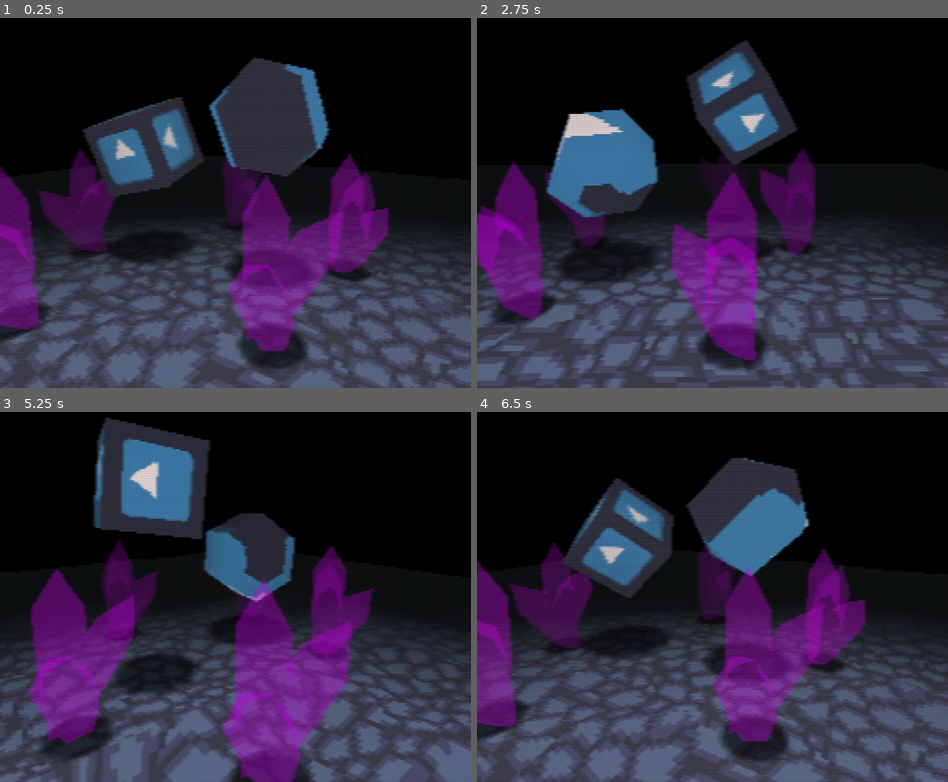
Above: before the commit, frames 1-4 (two rows, left to right).
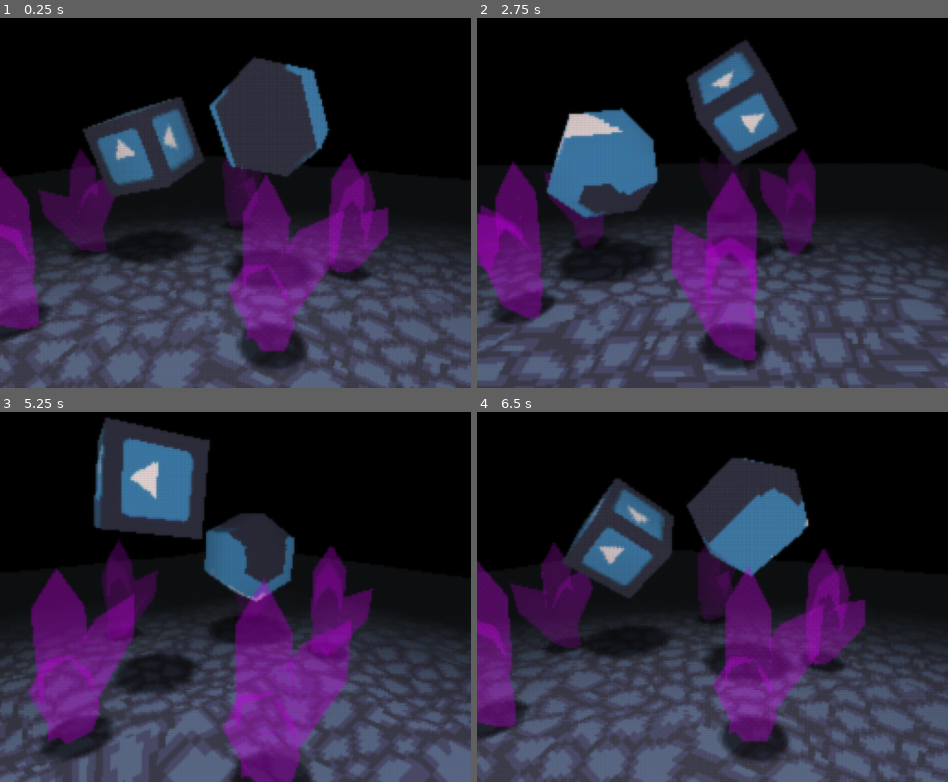
Above: after the commit, the same moments.

Repository: MenacingMecha/godot-psx-style-demo
Game: Godot game, scene res://post_process_viewport.tscn
Same seed, same stepped clock (60 frames per second), same inputs: the game is played once before the commit and once after it. The engine's default icon, where the game draws it, is replaced by a stand-in: a white triangle on a blue panel in a dark square.
Inputs:
- Up to frame 1 (0.25 s): no input
- Up to frame 2 (2.75 s): tap 1 (kb_1) at 0.6, 2.1 s; tap 2 (kb_2) at 1.35 s
- Up to frame 3 (5.25 s): tap 2 (kb_2) at 2.85, 4.35 s; tap 1 (kb_1) at 3.6, 5.1 s
- Up to frame 4 (6.5 s): tap 2 (kb_2) at 5.85 s

The runs differ from the first frame. In frame 1, less than 0.1% of the frame differs, in the area x 24-70%, y 12-41%; in frame 2, 0.1%, in the area x 14-63%, y 15-73%; in frame 3, less than 0.1%; in frame 4, less than 0.1%.

Commit message:
Added a second pass (vertical + horizontal now) to the gaussian blur in lcd_post_process.shader

Diff:
--- a/post_process_viewport.tscn
+++ b/post_process_viewport.tscn
@@ -9,8 +9,8 @@
 shader_param/enabled = true
 shader_param/opacity = 0.2
 shader_param/scanline_gap = 5
-shader_param/blur_scale = Vector2( 0.15, 0 )
-shader_param/blur_samples = 20.0
+shader_param/blur_scale = Vector2( 0.1, 0.1 )
+shader_param/blur_samples = 50.0
 
 [node name="ViewportContainer" type="ViewportContainer"]
 material = SubResource( 1 )
--- a/shaders/lcd_post_process.shader
+++ b/shaders/lcd_post_process.shader
@@ -49,19 +49,32 @@
     {
         // TODO: move calculating the blur to a seperate method
         // TODO: try a second vertical pass
-        vec2 scale = TEXTURE_PIXEL_SIZE * blur_scale;
 
         float weight = 0.0;
         float total_weight = 0.0;
-        vec4 color = vec4(0.0);
+        vec2 scale_horiz = TEXTURE_PIXEL_SIZE * vec2(blur_scale.x, 0.0);
+        vec4 color_horiz = vec4(0.0);
 
         for(int i=-int(blur_samples)/2; i < int(blur_samples)/2; ++i) {
             weight = gaussian(float(i));
-            color += texture(TEXTURE, UV + scale * vec2(float(i))) * weight;
+            color_horiz += texture(TEXTURE, UV + scale_horiz * vec2(float(i))) * weight;
             total_weight += weight;
         }
 
-        vec4 blur = color / total_weight;
+        weight = 0.0;
+        total_weight = 0.0;
+        vec2 scale_vert = TEXTURE_PIXEL_SIZE * vec2(0.0, blur_scale.y);
+        vec4 color_vert = vec4(0.0);
+
+        for(int i=-int(blur_samples)/2; i < int(blur_samples)/2; ++i) {
+            weight = gaussian(float(i));
+            color_vert += texture(TEXTURE, UV + scale_vert * vec2(float(i))) * weight;
+            total_weight += weight;
+        }
+
+        vec4 blur_horiz = color_horiz / total_weight;
+        vec4 blur_vert = color_vert / total_weight;
+        vec4 blur = mix(color_horiz, color_vert, 0.5);
 
         int pos_x = int(mod(FRAGCOORD.x, 3.0));
         int pos_y = int(mod(FRAGCOORD.y, float(scanline_gap)));
